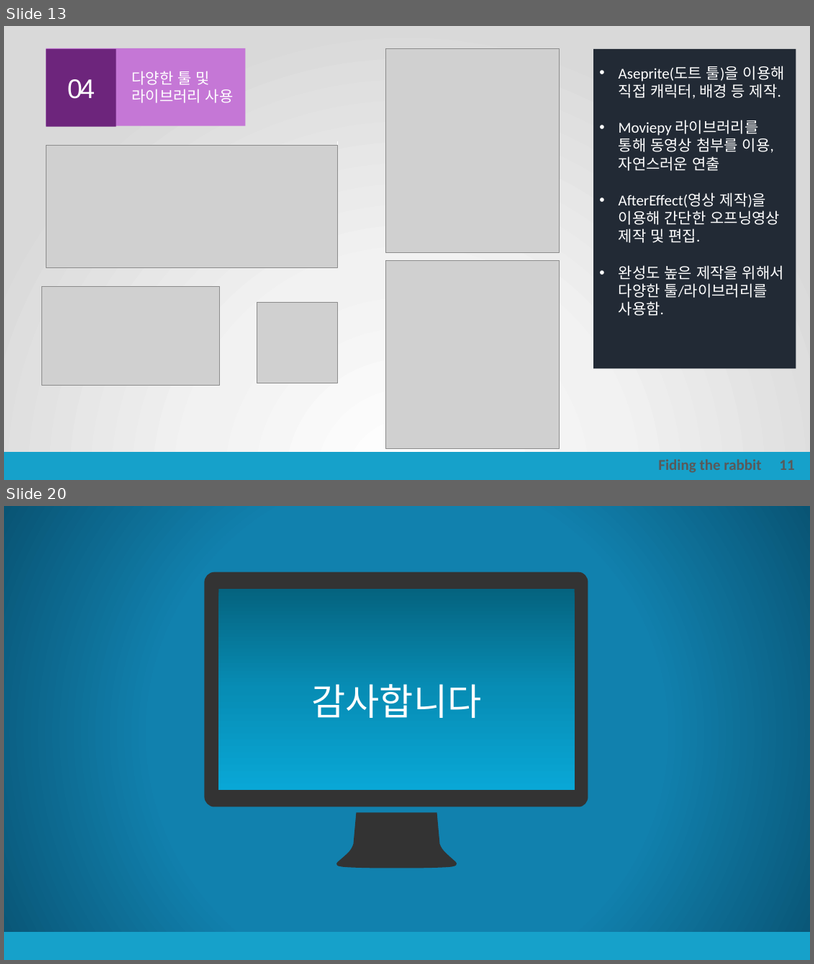
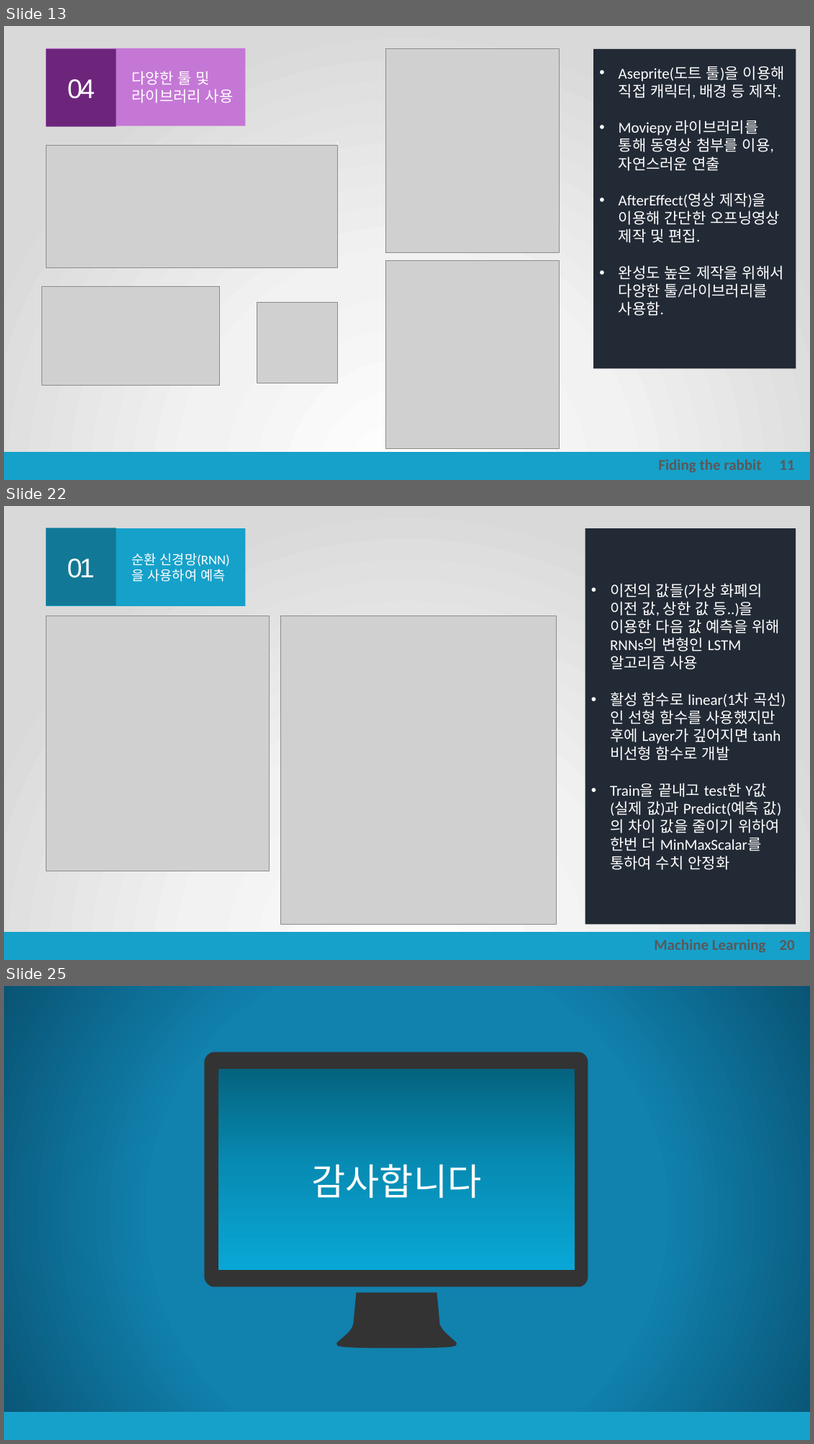
Before and after one commit to korca0220/old_project_store, a slide deck: portfolio/포트폴리오.pptx. Shown one above the other, each under a label of ours: slides 13 and 20 before the commit, slides 13, 22 and 25 after it; the slides between them are not shown. The pictures are 814x964 and 814x1444 pixels, drawn with LibreOffice and Linux fonts; fonts in the diff are those of the drawing; grey boxes stand for pictures. Boxes give left, top, right and bottom in pixels: in the first picture for what was removed or moved away, otherwise in the second. Text is boxed around its words. In the diff, an @@ line names an element or a change of style, - is before the commit and + after.

```diff
--- a/portfolio/포트폴리오.pptx
+++ b/portfolio/포트폴리오.pptx
@@ slide 22 added at [4, 506, 810, 960], background gradient #FFFFFF to #F2F2F2 to #D9D9D9; not listed: 1 template element that a slide beside it also shows @@
@@ rectangle added at [46, 528, 245, 606], fill #16A1CA, 16 pt, text #FFFFFF @@
+순환 신경망(RNN)을 사용하여 예측
@@ rectangle added at [46, 528, 116, 605], fill #117997, 32 pt, text #FFFFFF @@
+01
@@ rectangle added at [585, 528, 796, 924], fill #222A35, 18 pt, text #FFFFFF @@
+• 이전의 값들(가상 화폐의 이전 값, 상한 값 등..)을 이용한 다음 값 예측을 위해 RNNs의 변형인 LSTM 알고리즘 사용
+• 활성 함수로 linear(1차 곡선)인 선형 함수를 사용했지만 후에 Layer가 깊어지면 tanh 비선형 함수로 개발
+• Train을 끝내고 test한 Y값(실제 값)과 Predict(예측 값)의 차이 값을 줄이기 위하여 한번 더 MinMaxScalar를 통하여 수치 안정화
@@ picture added at [46, 615, 269, 871] @@
@@ picture added at [281, 615, 557, 924] @@
@@ text added at [654, 939, 766, 952], 18 pt, text #595959, bold @@
+Machine Learning
@@ text added at [779, 939, 795, 950], 18 pt, text #595959, bold @@
+20
@@ what was slide 20 is now slide 25 @@
```
Also in this commit, not shown: 8 slides changed, 4 other slides added, 19 other files.
